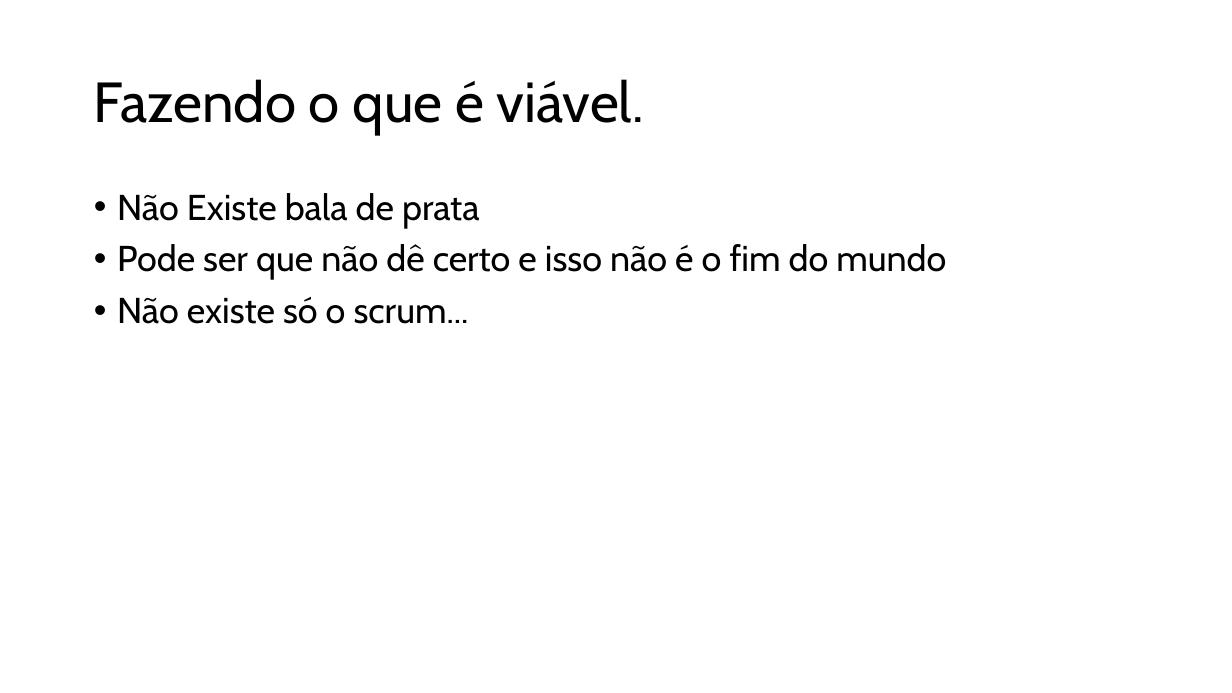
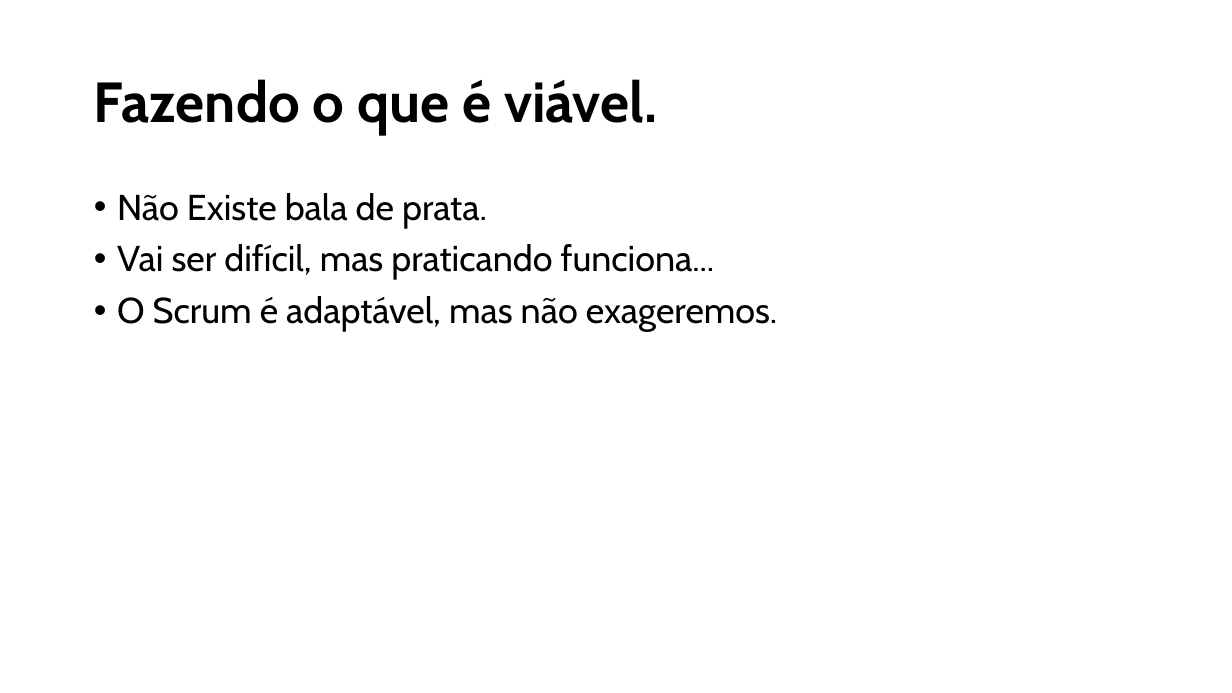
Before and after one commit to dmm813/lecturees, a slide deck: slide 15 of doxchaoscrum/doxhgaoscrum.pptx (slide 14 before the commit). Drawn at 1232x693 pixels with LibreOffice and Linux fonts; fonts in the diff are those of the drawing; background and template pictures are left out. Boxes give left, top, right and bottom in pixels: in the first picture for what was removed or moved away, otherwise in the second. Text is boxed around its words. In the diff, an @@ line names an element or a change of style, - is before the commit and + after.

```diff
--- a/doxchaoscrum/doxhgaoscrum.pptx
+++ b/doxchaoscrum/doxhgaoscrum.pptx
@@ title "Fazendo o que é viável." at [94, 79, 657, 135]: bold on @@
@@ text at [117, 193, 777, 332]: text changed @@
-• Não Existe bala de prata
-• Pode ser que não dê certo e isso não é o fim do mundo
-• Não existe só o scrum...
+• Não Existe bala de prata.
+• Vai ser difícil, mas praticando funciona...
+• O Scrum é adaptável, mas não exageremos.
```
Also in this commit, not shown: 6 other slides changed, 2 slides added, 1 slide removed, 1 other file.
